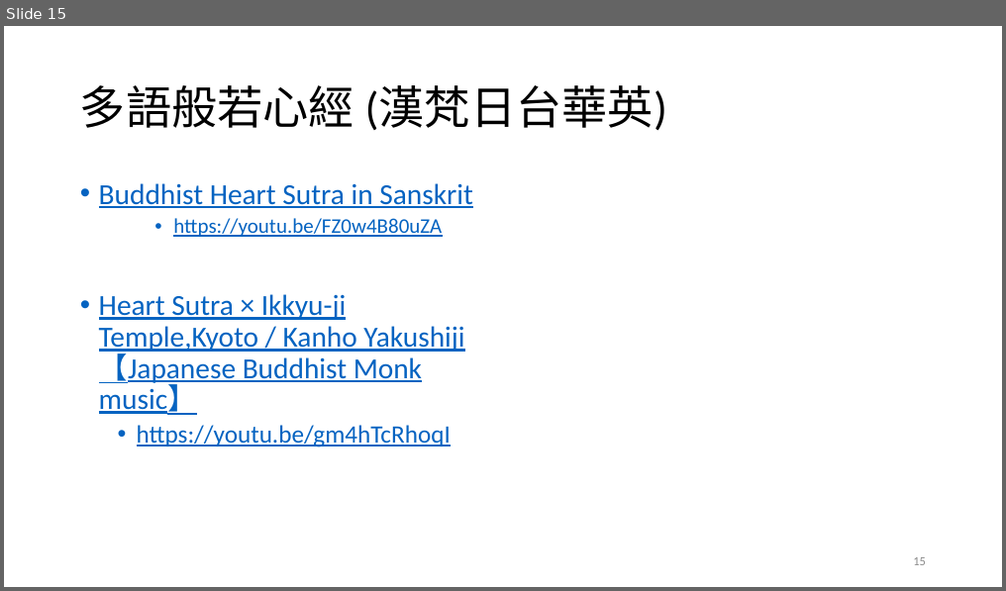
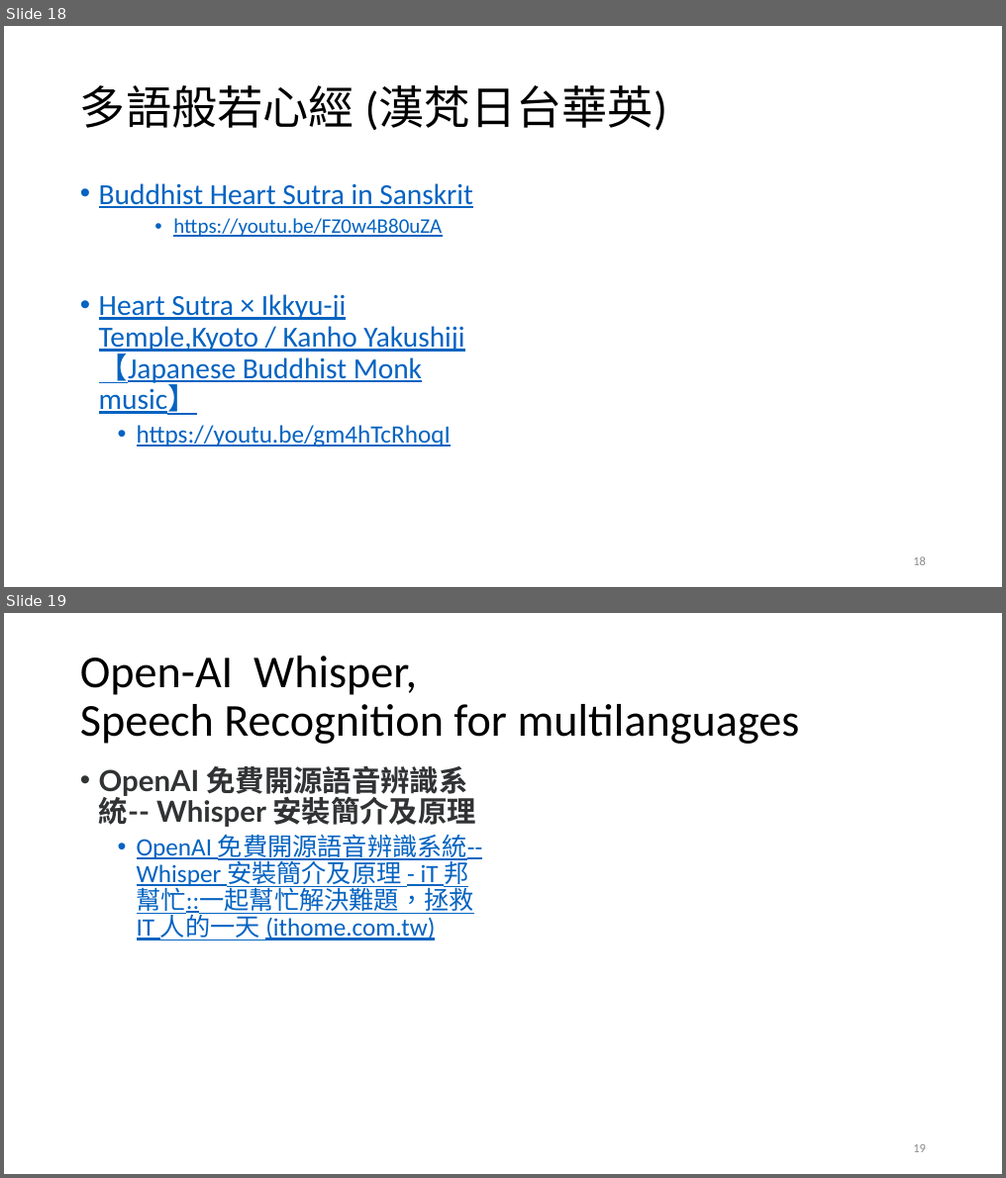
Before and after one commit to renyuanL/ryLecture2023, a slide deck: 台語、IPA、多語.pptx. Shown one above the other, each under a label of ours: slide 15 before the commit, slides 18 and 19 after it. The pictures are 1006x591 and 1006x1178 pixels, drawn with LibreOffice and Linux fonts; fonts in the diff are those of the drawing. Boxes give left, top, right and bottom in pixels: in the first picture for what was removed or moved away, otherwise in the second. Text is boxed around its words. In the diff, an @@ line names an element or a change of style, - is before the commit and + after.

```diff
--- a/台語、IPA、多語.pptx
+++ b/台語、IPA、多語.pptx
@@ slide 19 added at [4, 613, 1002, 1174], background #FFFFFF @@
@@ title added at [80, 656, 800, 744], 44 pt, text #000000 @@
+Open-AI Whisper,
+Speech Recognition for multilanguages
@@ text added at [99, 765, 482, 941], 24 pt, text #0563C1, underline @@
+• OpenAI 免費開源語音辨識系統-- Whisper 安裝簡介及原理
+  • OpenAI 免費開源語音辨識系統-- Whisper 安裝簡介及原理 - iT 邦幫忙::一起幫忙解決難題，拯救 IT 人的一天 (ithome.com.tw)
@@ page number added at [913, 1145, 926, 1153], 12 pt, text #8C8C8C @@
+19
@@ what was slide 15 is now slide 18 @@
```
Also in this commit, not shown: 4 slides changed, 2 other files.
